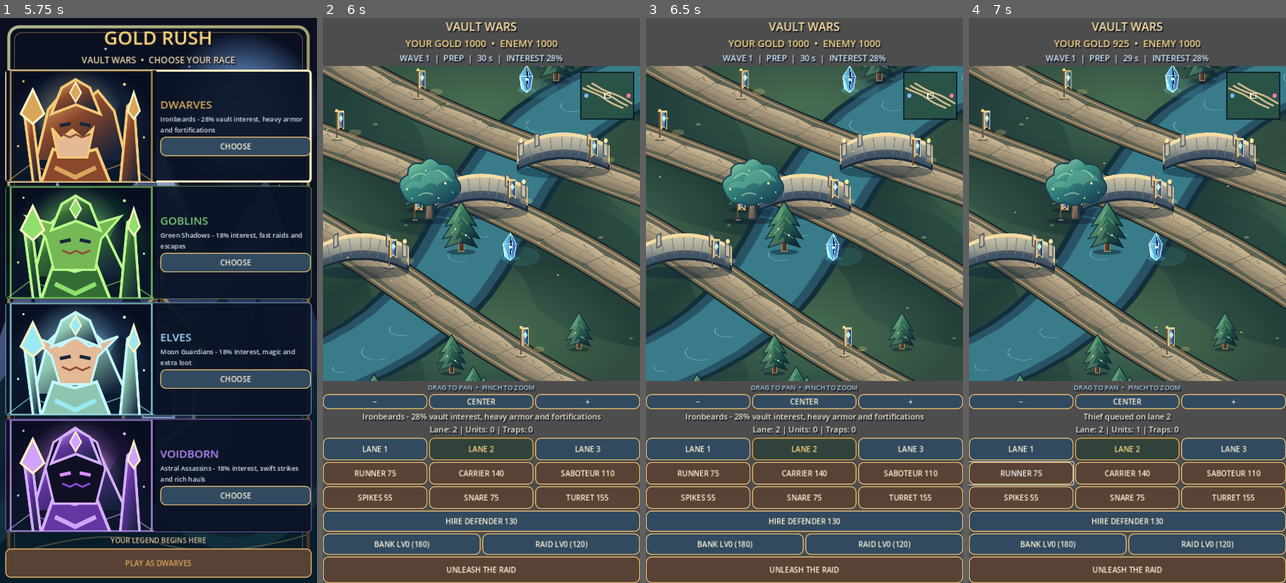
Above: before the commit, frames 1-4 (left to right).
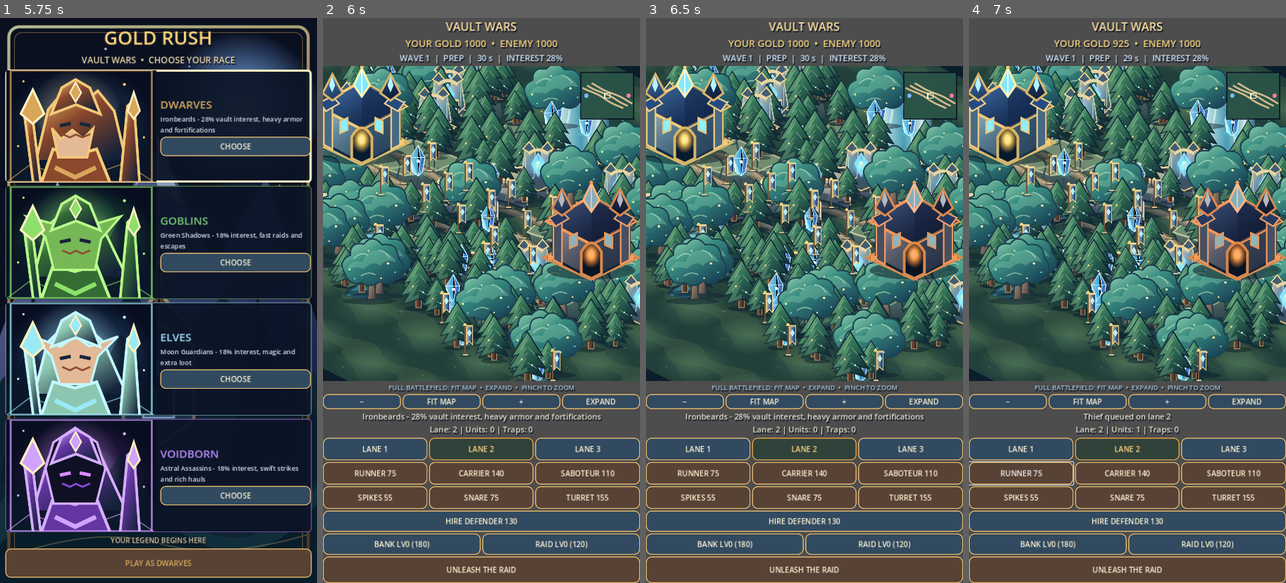
Above: after the commit, the same moments.

Repository: krzych3d/Gold-rush-mobile
Game: Godot game, scene res://main.tscn
The game is run twice, just before and just after one commit, with the same random seed, the same clock (stepped at 60 frames per second) and the same inputs.
Inputs (mouse positions are in pixels of both pictures, inside the frame that each line leads up to):
- Up to frame 1 (5.75 s): click "−" at 0.5 s; click "CENTER" (after the commit: "FIT MAP") at 1.25 s; click "+" at 2 s; click "LANE 1" at 2.75 s; click (278, 402) at 3.5 s, where only the run after the commit has a clickable "EXPAND"; click "LANE 2" at 4.25 s; click "LANE 3" at 5 s
- Up to frame 2 (6 s): click "PLAY AS DWARVES" at 5.75 s
- Up to frame 3 (6.5 s): no input
- Up to frame 4 (7 s): click "RUNNER 75" at 6.5 s

Frame 1 is identical in both runs. In frame 2, 47% of the frame differs, in the area x 0-100%, y 8-70%; in frame 3, 47%; in frame 4, 47%.

Commit message:
Add fit-whole-battlefield overview and expandable map mode with zoom and lane controls preserved

Diff:
--- a/scripts/game.gd
+++ b/scripts/game.gd
@@ -45,6 +45,11 @@
 var faction_cards: Array[PanelContainer] = []
 var camera_offset := Vector2.ZERO
 var camera_zoom := 1.0
+var overview_mode := true
+var expanded_map := false
+var gameplay_panel: VBoxContainer
+var map_toggle_button: Button
+var camera_controls_row: HBoxContainer
 # True 2:1 diamond projection: world X/Y become screen diagonal axes.
 const ISO_X := Vector2(1.0, 0.5)
 const ISO_Y := Vector2(-1.0, 0.5)
@@ -100,14 +105,16 @@
 	root.add_child(arena)
 	arena.mouse_filter = Control.MOUSE_FILTER_STOP
 	arena.gui_input.connect(_arena_input)
+	arena.resized.connect(_on_arena_resized)
 	camera_hint = Label.new()
-	camera_hint.text = "DRAG TO PAN  •  PINCH TO ZOOM"
+	camera_hint.text = "FULL BATTLEFIELD: FIT MAP  •  EXPAND  •  PINCH TO ZOOM"
 	camera_hint.horizontal_alignment = HORIZONTAL_ALIGNMENT_CENTER
 	_style_label(camera_hint, 15, Color("a9c7d8"))
 	root.add_child(camera_hint)
 	var camera_controls := HBoxContainer.new()
+	camera_controls_row = camera_controls
 	root.add_child(camera_controls)
-	for label in ["−", "CENTER", "+"]:
+	for label in ["−", "FIT MAP", "+", "EXPAND"]:
 		var control := Button.new()
 		control.text = label
 		control.custom_minimum_size.y = 34
@@ -118,24 +125,29 @@
 			control.pressed.connect(_change_zoom.bind(-0.15))
 		elif label == "+":
 			control.pressed.connect(_change_zoom.bind(0.15))
+		elif label == "EXPAND":
+			map_toggle_button = control
+			control.pressed.connect(_toggle_map_expanded)
 		else:
 			control.pressed.connect(_center_camera)
+	gameplay_panel = VBoxContainer.new()
+	root.add_child(gameplay_panel)
 	info = Label.new()
 	info.horizontal_alignment = HORIZONTAL_ALIGNMENT_CENTER
 	info.autowrap_mode = TextServer.AUTOWRAP_WORD_SMART
 	info.custom_minimum_size.y = 48
-	root.add_child(info)
+	gameplay_panel.add_child(info)
 	_style_label(info, 18, Color("f0e7cf"))
 	race_button = Button.new()
 	race_button.text = "CHOOSE YOUR RACE"
 	race_button.custom_minimum_size.y = 0
 	race_button.visible = false
-	root.add_child(race_button)
+	gameplay_panel.add_child(race_button)
 	_style_button(race_button, true)
 	race_button.disabled = true
 	for labels in [["LANE 1", "LANE 2", "LANE 3"], ["RUNNER 75", "CARRIER 140", "SABOTEUR 110"], ["SPIKES 55", "SNARE 75", "TURRET 155"]]:
 		var row := HBoxContainer.new()
-		root.add_child(row)
+		gameplay_panel.add_child(row)
 		for index in 3:
 			var button := Button.new()
 			button.text = labels[index]
@@ -154,11 +166,11 @@
 	guard_button.text = "HIRE DEFENDER 130"
 	guard_button.custom_minimum_size.y = 48
 	guard_button.size_flags_horizontal = Control.SIZE_EXPAND_FILL
-	root.add_child(guard_button)
+	gameplay_panel.add_child(guard_button)
 	_style_button(guard_button, true)
 	guard_button.pressed.connect(_buy_guard)
 	var economy_row := HBoxContainer.new()
-	root.add_child(economy_row)
+	gameplay_panel.add_child(economy_row)
 	invest_button = Button.new()
 	invest_button.text = "UPGRADE BANK"
 	invest_button.size_flags_horizontal = Control.SIZE_EXPAND_FILL
@@ -176,7 +188,7 @@
 	var start := Button.new()
 	start.text = "START ATTACK"
 	start.custom_minimum_size.y = 60
-	root.add_child(start)
+	gameplay_panel.add_child(start)
 	_style_button(start, false)
 	controls.append(start)
 	start.pressed.connect(_start_pressed)
@@ -676,13 +688,32 @@
 		style.content_margin_right = 3
 		button.add_theme_stylebox_override(state, style)
 
+func _on_arena_resized() -> void:
+	if overview_mode:
+		call_deferred("_fit_map")
+
+func _fit_map() -> void:
+	# The projected map spans x +/- 1290 and y +/- 645 world pixels.
+	# Reserve extra room for castle silhouettes and world decorations.
+	var width_factor: float = arena.size.x / 2900.0
+	var height_factor: float = arena.size.y / 1600.0
+	camera_zoom = clampf(minf(width_factor, height_factor), 0.12, 2.25)
+	camera_offset = Vector2.ZERO
+	overview_mode = true
+	arena.queue_redraw()
+
 func _center_camera() -> void:
-	camera_offset = Vector2.ZERO
-	camera_zoom = 1.0
-	arena.queue_redraw()
+	_fit_map()
+
+func _toggle_map_expanded() -> void:
+	expanded_map = not expanded_map
+	gameplay_panel.visible = not expanded_map
+	map_toggle_button.text = "CONTROLS" if expanded_map else "EXPAND"
+	call_deferred("_fit_map")
 
 func _change_zoom(delta: float) -> void:
-	camera_zoom = clampf(camera_zoom + delta, 0.65, 2.25)
+	camera_zoom = clampf(camera_zoom + delta, 0.12, 2.25)
+	overview_mode = false
 	arena.queue_redraw()
 
 func _arena_input(event: InputEvent) -> void:
@@ -705,10 +736,12 @@
 			var points: Array = touch_points.values()
 			var distance: float = (points[0] as Vector2).distance_to(points[1] as Vector2)
 			if last_pinch_distance > 0.0:
-				camera_zoom = clampf(camera_zoom * distance / maxf(last_pinch_distance, 1.0), 0.65, 2.25)
+				camera_zoom = clampf(camera_zoom * distance / maxf(last_pinch_distance, 1.0), 0.12, 2.25)
+				overview_mode = false
 			last_pinch_distance = distance
 			drag_distance = 100.0
 		else:
+			overview_mode = false
 			camera_offset += event.relative
 			camera_offset.x = clampf(camera_offset.x, -arena.size.x * 1.4, arena.size.x * 1.4)
 			camera_offset.y = clampf(camera_offset.y, -arena.size.y * 1.4, arena.size.y * 1.4)
